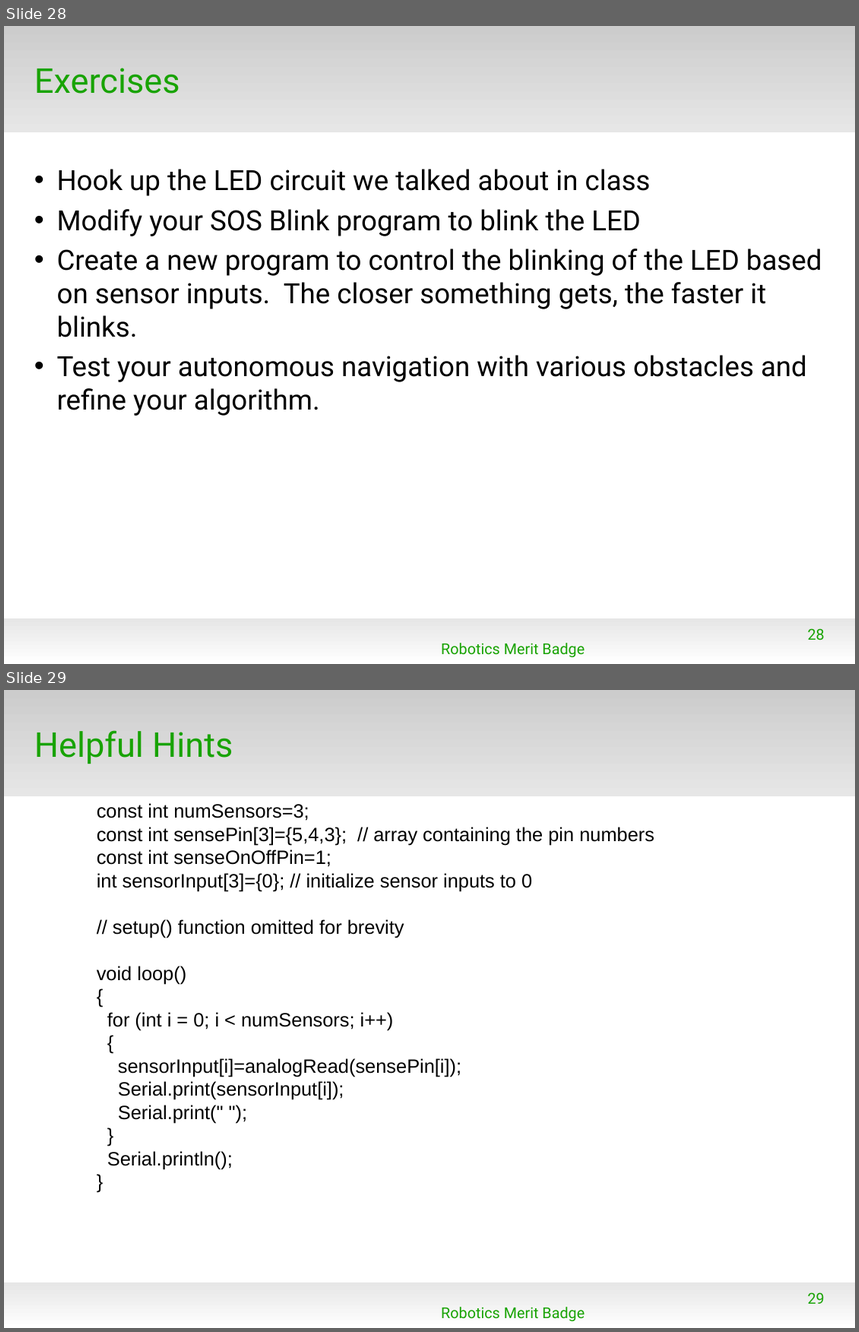
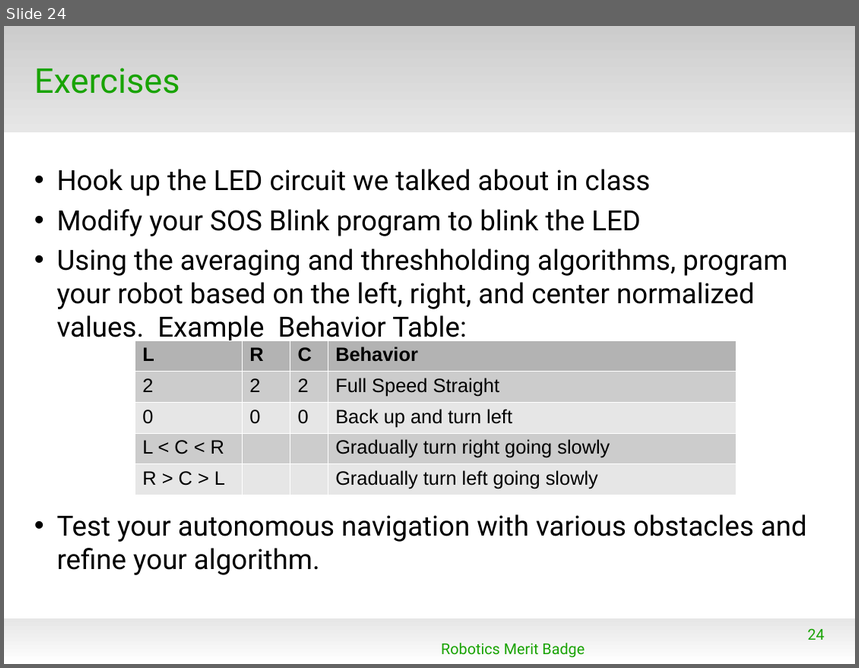
Before and after one commit to spiderman-2099/RoboticsMB, a slide deck: doc/RMB_Session3.odp. Shown one above the other, each under a label of ours: slides 28 and 29 before the commit, slide 24 after it. The pictures are 859x1332 and 859x668 pixels, drawn with LibreOffice and Linux fonts; fonts in the diff are those of the drawing; background and template pictures are left out. Boxes give left, top, right and bottom in pixels: in the first picture for what was removed or moved away, otherwise in the second. Text is boxed around its words. In the diff, an @@ line names an element or a change of style, - is before the commit and + after.

```diff
--- a/doc/RMB_Session3.odp
+++ b/doc/RMB_Session3.odp
@@ slide 29 removed at bbox=[4, 690, 855, 1328], background #FFFFFF; not listed: 2 template elements that a slide beside it also shows @@
@@ title removed at bbox=[34, 730, 233, 764] @@
-Helpful Hints
@@ text removed at bbox=[97, 803, 655, 1170] @@
-const int numSensors=3;
-const int sensePin[3]={5,4,3}; // array containing the pin numbers
-const int senseOnOffPin=1;
-int sensorInput[3]={0}; // initialize sensor inputs to 0
-// setup() function omitted for brevity
-void loop()
-{
-for (int i = 0; i < numSensors; i++)
-{
-sensorInput[i]=analogRead(sensePin[i]);
-Serial.print(sensorInput[i]);
-Serial.print(" ");
-}
-Serial.println();
-}
@@ page number removed at bbox=[808, 1293, 825, 1304] @@
-29
@@ text removed at bbox=[441, 1307, 585, 1322] @@
-Robotics Merit Badge
@@ what was slide 28 is now slide 24 @@
@@ slide 24 changed as well @@
@@ text at bbox=[57, 249, 788, 344]: text changed @@
-• Create a new program to control the blinking of the LED based on sensor inputs. The closer something gets, the faster it blinks.
+• Using the averaging and threshholding algorithms, program your robot based on the left, right, and center normalized values. Example Behavior Table:
@@ table added at bbox=[135, 341, 736, 493], 5 rows, 4 columns @@
+L | R | C | Behavior
+2 | 2 | 2 | Full Speed Straight
+0 | 0 | 0 | Back up and turn left
+L < C < R |  |  | Gradually turn right going slowly
+R > C > L |  |  | Gradually turn left going slowly
@@ page number at bbox=[808, 629, 825, 640]: text changed @@
-28
+24
```
Also in this commit, not shown: 7 other slides changed, 3 slides added, 7 other slides removed, 11 other files.
